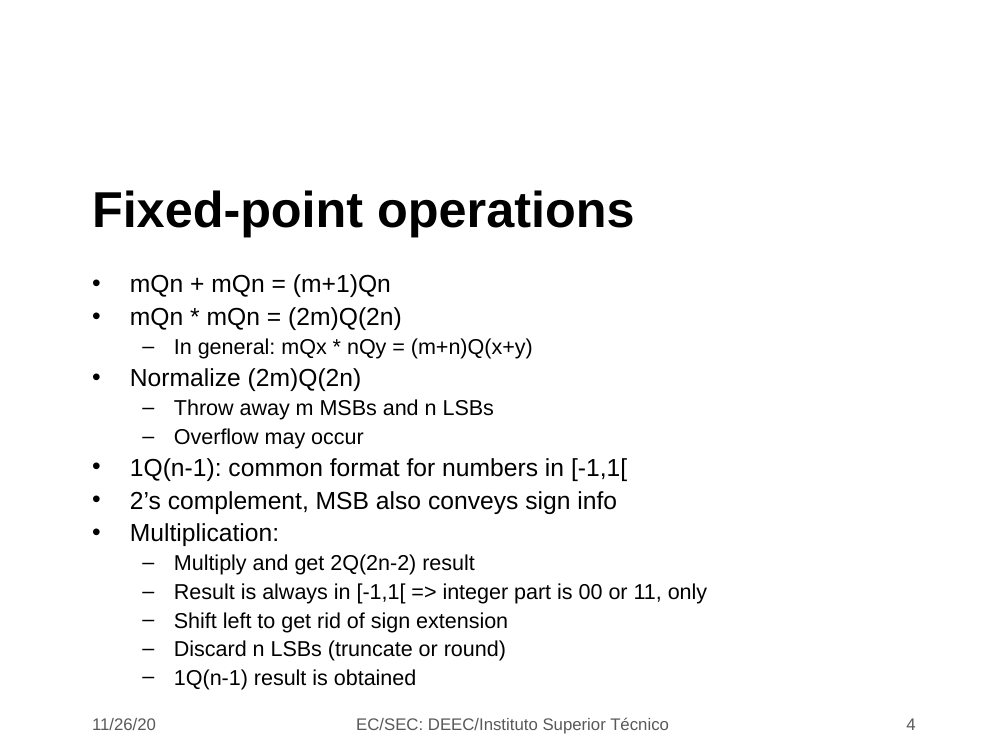
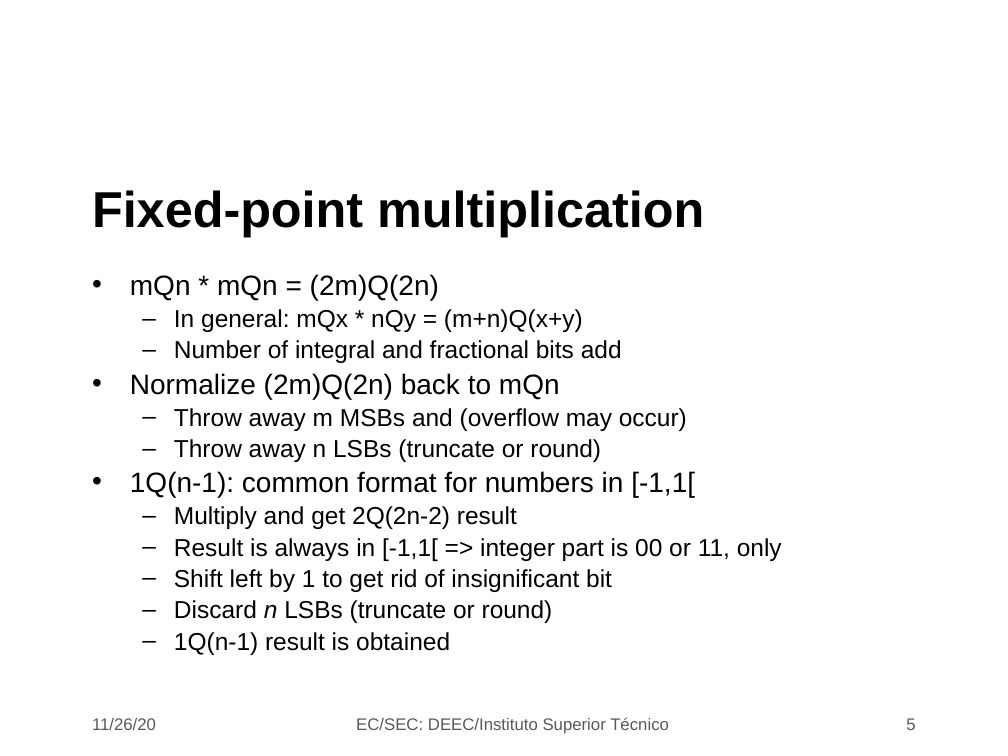
Before and after one commit to jjts/ist-sec, a slide deck: slide 5 of lectures/l20/l20.odp (slide 4 before the commit). Drawn at 1008x756 pixels with LibreOffice and Linux fonts; fonts in the diff are those of the drawing; background and template pictures are left out. Boxes give left, top, right and bottom in pixels: in the first picture for what was removed or moved away, otherwise in the second. Text is boxed around its words. In the diff, an @@ line names an element or a change of style, - is before the commit and + after.

Commit message:
add lectures

```diff
--- a/lectures/l20/l20.odp
+++ b/lectures/l20/l20.odp
@@ title at box(92, 190, 704, 237): text changed @@
-Fixed-point operations
+Fixed-point multiplication
@@ text at box(130, 274, 391, 297): paragraph removed @@
-• mQn + mQn = (m+1)Qn
@@ text at box(130, 274, 782, 655): size 17.6 to 20 pt in "mQn * mQn = (2m)Q(2n)", "1Q(n-1): common format for numbers in [-1,1["; size 15.4 to 17.5 pt in "In general: mQx * nQy = (m+n)Q(x+y)", "Multiply and get 2Q(2n-2) result", "Result is always in [-1,1[ => integer ...", "Discard n LSBs (truncate or round)" and 1 more places; italic on in "n" @@
@@ text at box(130, 340, 687, 462): text changed; size 15.4 to 17.5 pt @@
-• Normalize (2m)Q(2n)
-  – Throw away m MSBs and n LSBs
-  – Overflow may occur
+  – Number of integral and fractional bits add
+• Normalize (2m)Q(2n) back to mQn
+  – Throw away m MSBs and (overflow may occur)
+  – Throw away n LSBs (truncate or round)
@@ text at box(130, 491, 617, 546): paragraphs removed @@
-• 2’s complement, MSB also conveys sign info
-• Multiplication:
@@ text at box(174, 569, 612, 592): text changed; size 15.4 to 17.5 pt @@
-  – Shift left to get rid of sign extension
+  – Shift left by 1 to get rid of insignificant bit
@@ page number at box(906, 718, 915, 730): text changed @@
-4
+5
```
Also in this commit, not shown: 3 other slides changed, 2 slides added, 1 slide removed, 3 other files.
